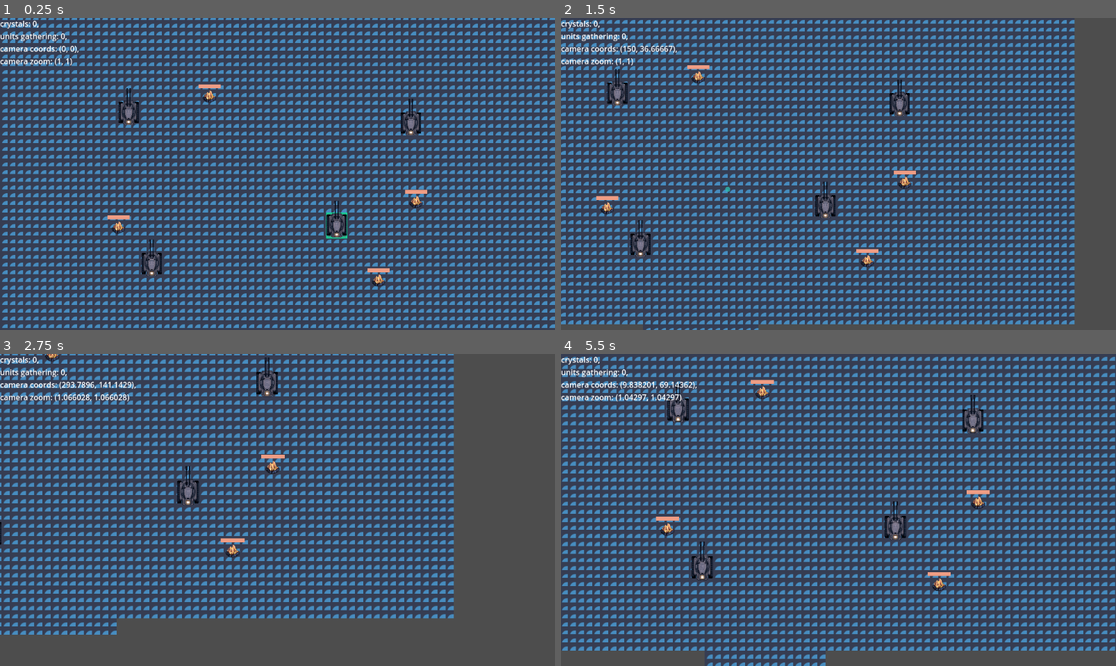
Above: before the commit, frames 1-4 (two rows, left to right).
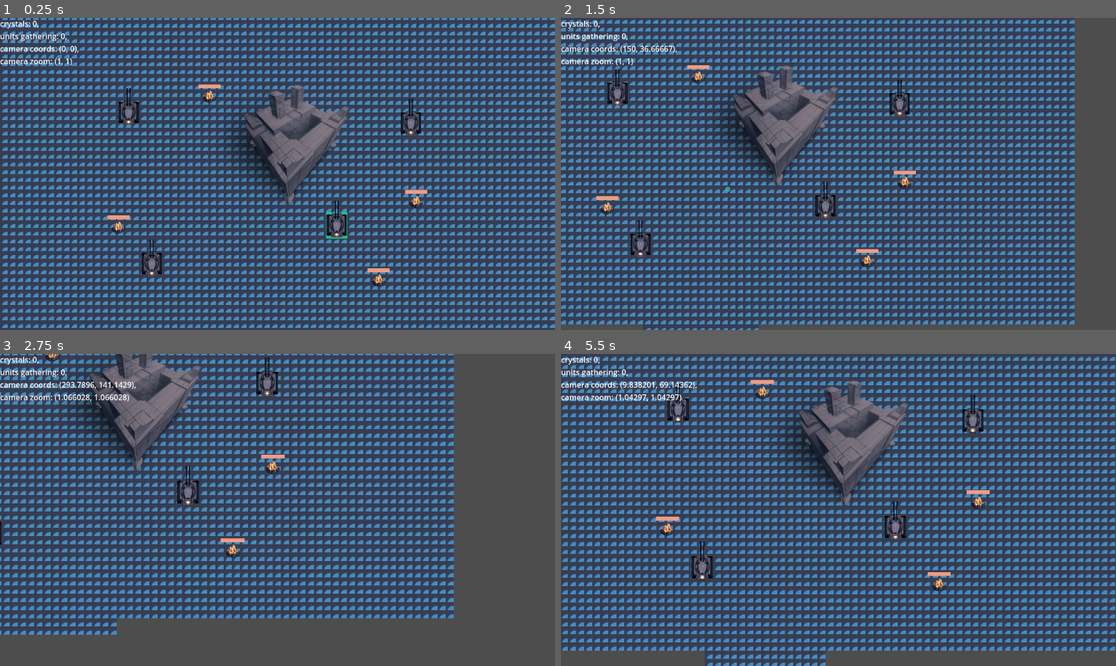
Above: after the commit, the same moments.

Repository: OleksandrLevchuk/godot4-rts
Game: Godot game, scene res://world.tscn
The game is run twice, just before and just after one commit, with the same random seed, the same clock (stepped at 60 frames per second) and the same inputs. The engine's default icon, where the game draws it, is replaced by a stand-in: a white triangle on a blue panel in a dark square.
Inputs (mouse positions are in pixels of both pictures, inside the frame that each line leads up to):
- Up to frame 1 (0.25 s): no input
- Up to frame 2 (1.5 s): tap Enter at 0.5 s; move the mouse to (960, 158) at 0.52 s; hold Right (ui_right) 0.53-1.28 s; click (960, 158) at 0.6 s; move the mouse to (727, 189) at 1.27 s; hold Down (ui_down) from 1.28 s (still down); right-click (727, 189) at 1.35 s
- Up to frame 3 (2.75 s): move the mouse to (333, 441) at 2.02 s; release Down (ui_down) at 2.03 s; hold Right (ui_right) from 2.03 s (still down); hold Mouse wheel down (wheel_down) from 2.03 s (still down)
- Up to frame 4 (5.5 s): move the mouse to (810, 572) at 2.77 s; release Right (ui_right) at 2.78 s; release Mouse wheel down (wheel_down) at 2.78 s; hold Up (ui_up) 2.78-3.53 s; tap Mouse wheel up (wheel_up) at 2.85 s; move the mouse to (1005, 556) at 3.52 s; hold Left (ui_left) 3.53-5.03 s; click (1005, 556) at 3.6 s; move the mouse to (672, 463) at 4.27 s; right-click (672, 463) at 4.35 s; move the mouse to (866, 510) at 5.02 s; hold Down (ui_down) from 5.03 s (still down); hold Mouse wheel down (wheel_down) from 5.03 s (still down)

The runs differ from the first frame. In frame 1, 3.7% of the frame differs, in the area x 40-63%, y 21-60%; in frame 2, 3.7%; in frame 3, 4.0%; in frame 4, 4.0%, in the area x 39-63%, y 8-49%.

Commit message:
painted a building sketch
tried using a very wide perspective angle,
but it looks like I will have to fallback to isometry

Diff:
--- /dev/null
+++ b/global/math cheatsheet.gd
@@ -0,0 +1 @@
+# to find angle and distance between two points, just do: point B - point A
--- a/global/todo list.gd
+++ b/global/todo list.gd
@@ -1,21 +1,23 @@
-extends Node
-var done = "
-	change the tank orientation as it moves
-	make some visual at the point you click, where the tank heads to
-	optimize the way the select box sends a signal to the world node indirectly through the ui node
-	fix the tank trembling when going in a straight line
-"
-var todo = "
-	fix the tank forever trying to go through walls
-	fix the tank running circles when the target is too close
-	organize the fking project folder, maybe put scripts into a separate one
-	i want triangular selection boxes
-	i want some verticality
-	as of now, there's only a drag selection. implement a single unit selection too
-	instead of a constant speed, make the tank accelerate gradually, with reduced turn rate at high speeds
-	deal with that terrible aliasing, like wtf. docs.godotengine.org/en/stable/tutorials/2d/2d_antialiasing.html
-	try to make a photoshop like navigation in godot
-	make the tank turret separate for future animations
-	look into pathfinding...
-	maybe precalculate destinations of units in moving groups, try making a visual aid first
-"
+########################################################
+#		DONE:
+#	change the tank orientation as it moves
+#	make some visual at the point you click, where the tank heads to
+#	optimize the way the select box sends a signal to the world node indirectly through the ui node
+#	fix the tank trembling when going in a straight line
+###########################################################
+#		TO DO:
+#	fix the tank forever trying to go through walls
+#	teach the tank to drive in reverse
+#	fix the tank sometimes flipping instantly when ordered to go slightly backwards
+#	fix the t/ank running circles when the target is too close
+#	organize the fking project folder, maybe put scripts into a separate one
+#	i want triangular selection boxes
+#	i want some verticality
+#	as of now, there's only a drag selection. implement a single unit selection too
+#	instead of a constant speed, make the tank accelerate gradually, with reduced turn rate at high speeds
+#	deal with that terrible aliasing, like wtf. docs.godotengine.org/en/stable/tutorials/2d/2d_antialiasing.html
+#	try to make a photoshop like navigation in godot
+#	make the tank turret separate for future animations
+#	look into pathfinding...
+#	maybe precalculate destinations of units in moving groups, try making a visual aid first
+#############################################################
--- a/world.tscn
+++ b/world.tscn
@@ -6,6 +6,7 @@
 [ext_resource type="PackedScene" uid="uid://b6qi0uh341w1n" path="res://ui.tscn" id="4_n2fly"]
 [ext_resource type="Script" path="res://Camera.gd" id="5_6ks6h"]
 [ext_resource type="PackedScene" uid="uid://dgg0qggy2pu7o" path="res://crystal.tscn" id="7_acvk4"]
+[ext_resource type="Texture2D" uid="uid://d0w7iciwtcmi8" path="res://art/factory.png" id="7_tx6fk"]
 
 [sub_resource type="TileSetAtlasSource" id="TileSetAtlasSource_35yg4"]
 texture = ExtResource("2_sfpdn")
@@ -123,3 +124,8 @@
 
 [node name="crystal4" parent="Node2D" instance=ExtResource("7_acvk4")]
 position = Vector2(-141, -158)
+
+[node name="Factory" type="Sprite2D" parent="."]
+position = Vector2(30, -80)
+scale = Vector2(0.5, 0.5)
+texture = ExtResource("7_tx6fk")
Binary file added: art/factory.png
Not shown: 1 places in world.tscn that only renumber resources
